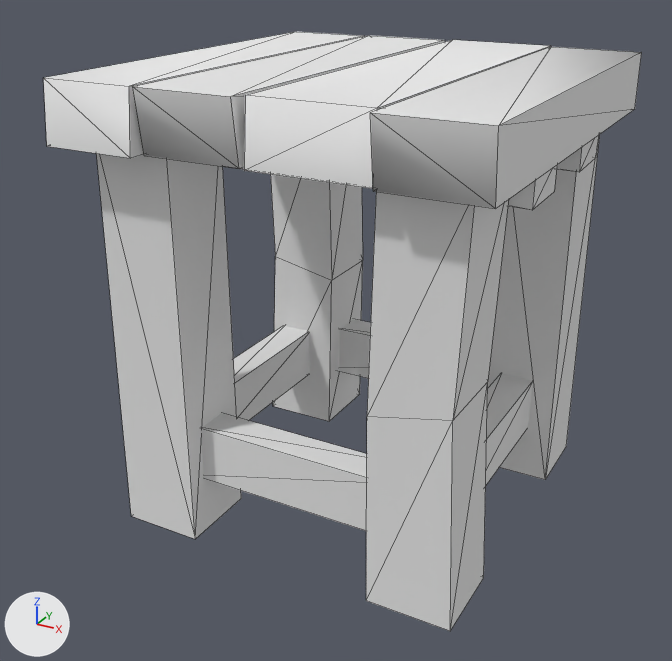
What one commit did to the OBJ model media/model/mapmodel/chaise/lod/tris.obj.
Before and after are seen from a 50 mm lens placed at (0.466, -0.903, 0.645), pointed at (-0.016, -0.028, 0.208). The axes (+X, +Y, +Z) are drawn at lower left. The lights are the same throughout. Mesh edges are drawn as thin lines. Where no turn or scale is listed for an object, it has been applied to the vertices.

The older version as bpy lines, for what is in view:
```python
me_tris = bpy.data.meshes.new('tris')
me_tris.from_pydata(...)  # 120 vertices, 152 faces; spans x -0.222..0.238, y -0.242..0.247, z -0.004..0.508
me_tris.materials.append(mat_world_001)  # white #e7e7e7
ob_tris = bpy.data.objects.new('tris', me_tris)
ob_tris.location = (0.0, 0.0, 0.0)
```
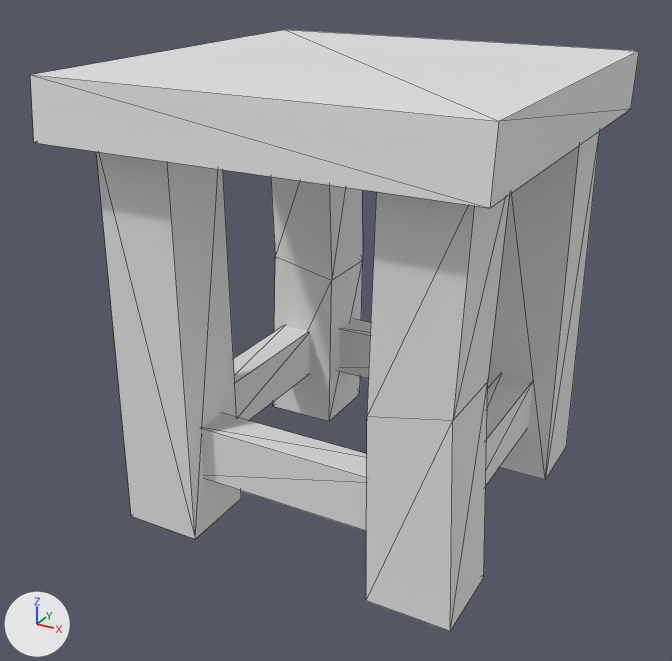
Changed parts and their boxes (x1, y1, x2, y2) in the pictures (672 x 661 px; the box of a moved part takes in the faces that stretch with it):
'tris', reshaped: before (43, 32, 642, 631); after (30, 30, 639, 631)
part 1 of me_tris, moved or reshaped: before (43, 32, 364, 158); after (30, 30, 639, 208)
part 2 of me_tris, deleted: before (133, 35, 445, 169)
part 3 of me_tris, deleted: before (240, 165, 557, 210)
part 4 of me_tris, deleted: before (370, 47, 642, 208)
part 5 of me_tris, deleted: before (557, 136, 598, 172)
part 6 of me_tris, deleted: before (244, 40, 551, 189)

The change in detail:
me_tris has 120 vertices, 152 faces and spans x -0.222..0.238, y -0.242..0.247, z -0.004..0.508.
me_tris is used by ob_tris; location (0.0, 0.0, 0.0).
me_tris no longer uses material mat_world_001 (white #e7e7e7).
me_tris part 1: the loose piece of 8 vertices spanning x -0.222..-0.117, y -0.241..0.235, z 0.443..0.508 is scaled about its middle by (4.51, 1, 1), then moved by (0.168, 0.0, 0.002).
me_tris part 2: the loose piece of 8 vertices spanning x -0.113..-0.005, y -0.234..0.242, z 0.443..0.508 is deleted.
me_tris part 3: the loose piece of 8 vertices spanning x -0.213..0.23, y -0.11..-0.043, z 0.409..0.444 is deleted.
me_tris part 4: the loose piece of 8 vertices spanning x 0.133..0.238, y -0.242..0.24, z 0.443..0.508 is deleted.
me_tris part 5: the loose piece of 8 vertices spanning x -0.213..0.23, y 0.043..0.109, z 0.41..0.445 is deleted.
me_tris part 6: the loose piece of 8 vertices spanning x 0.002..0.129, y -0.229..0.247, z 0.443..0.508 is deleted.
